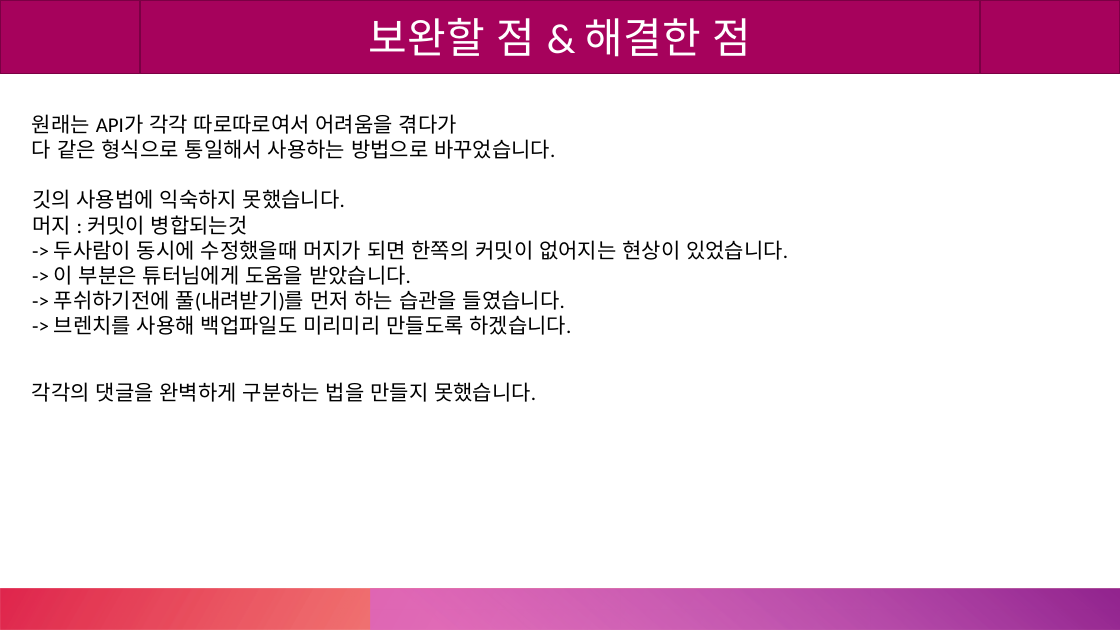
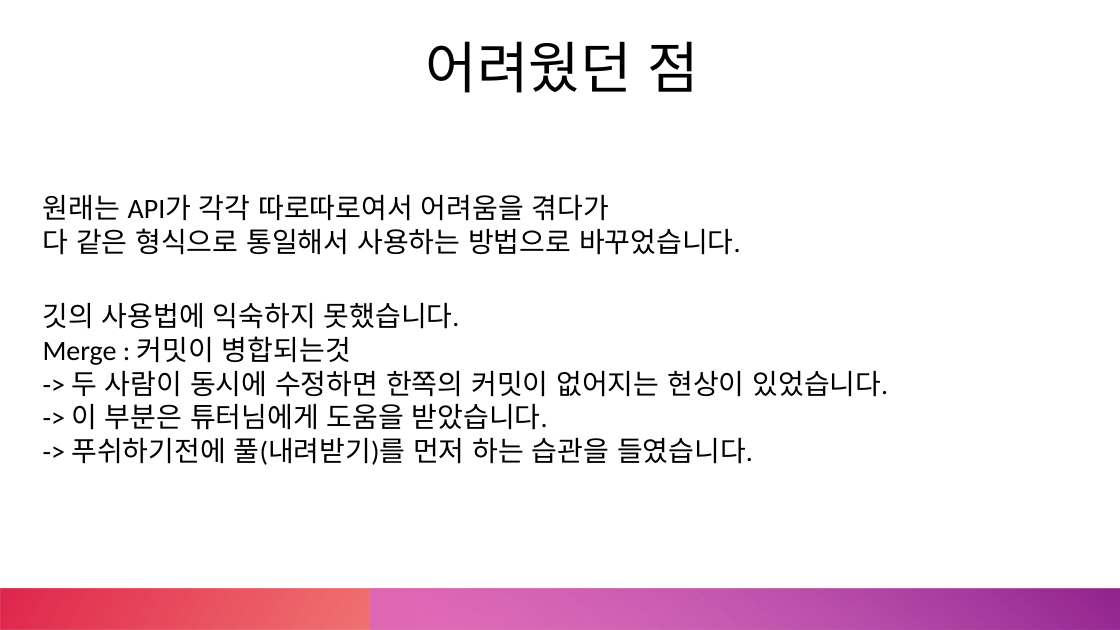
Before and after one commit to Mrgil0/FourGlass, a slide deck: slide 8 of FourGlass/FourGlass.pptx (slide 5 before the commit). Drawn at 1120x630 pixels with LibreOffice and Linux fonts; fonts in the diff are those of the drawing. Boxes give left, top, right and bottom in pixels: in the first picture for what was removed or moved away, otherwise in the second. Text is boxed around its words. In the diff, an @@ line names an element or a change of style, - is before the commit and + after.

Commit message:
Update FourGlass.pptx
ppx수정

```diff
--- a/FourGlass/FourGlass.pptx
+++ b/FourGlass/FourGlass.pptx
@@ flow chart predefined process removed at <box>0,0,1120,73</box> @@
-보완할 점 & 해결한 점
@@ text added at <box>426,41,699,93</box>, 48 pt, text #000000 @@
+어려웠던 점
@@ text "원래는 API가 각각 따로따로여서 어려움을 ...": place and size @@
-text "원래는 API가 각각 따로따로여서 어려움을 ..." at <box>32,114,555,159</box>
+text "원래는 API가 각각 따로따로여서 어려움을 ..." at <box>42,194,740,255</box>
@@ text "원래는 API가 각각 따로따로여서 어려움을 ..." at <box>42,194,740,255</box>: size 18 to 24 pt @@
@@ text "깃의 사용법에 익숙하지 못했습니다.": place and size @@
-text "깃의 사용법에 익숙하지 못했습니다." at <box>32,189,788,335</box>
+text "깃의 사용법에 익숙하지 못했습니다." at <box>43,302,888,465</box>
@@ text at <box>43,302,753,465</box>: size 18 to 24 pt in "깃의 사용법에 익숙하지 못했습니다.", "-> 이 부분은 튜터님에게 도움을 받았습니다.", "-> 푸쉬하기전에 풀(내려받기)를 먼저 하는 습관을 들였습니다." @@
@@ text at <box>54,315,572,335</box>: paragraph removed @@
--> 브렌치를 사용해 백업파일도 미리미리 만들도록 하겠습니다.
@@ text at <box>43,336,888,397</box>: text changed; size 18 to 24 pt @@
-머지 : 커밋이 병합되는것
--> 두사람이 동시에 수정했을때 머지가 되면 한쪽의 커밋이 없어지는 현상이 있었습니다.
+Merge : 커밋이 병합되는것
+-> 두 사람이 동시에 수정하면 한쪽의 커밋이 없어지는 현상이 있었습니다.
@@ text removed at <box>32,382,536,402</box> @@
-각각의 댓글을 완벽하게 구분하는 법을 만들지 못했습니다.
```
Also in this commit, not shown: 6 other slides changed, 4 slides added, 1 slide removed.
